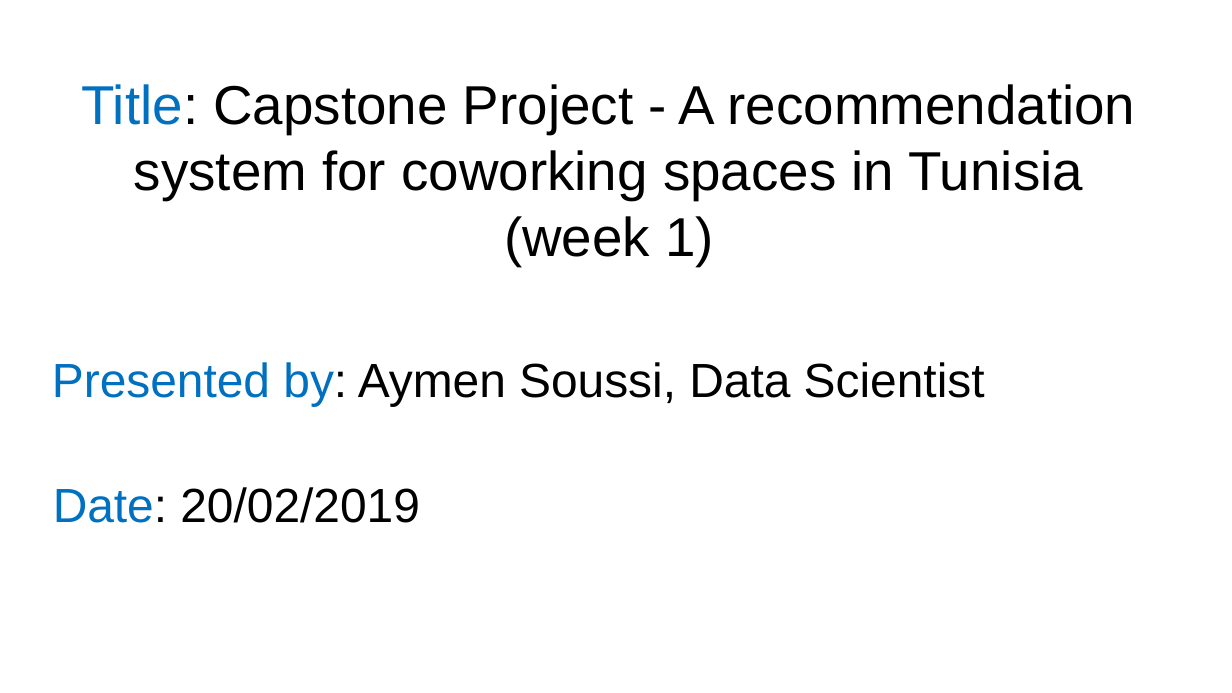
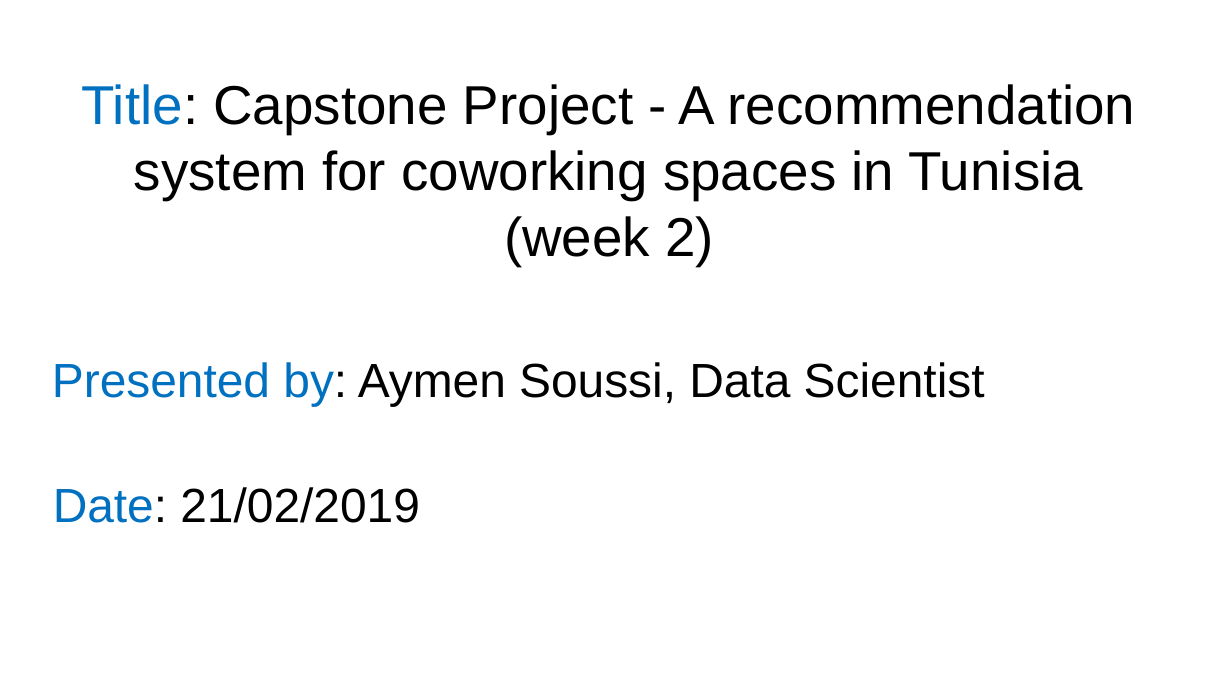
Before and after one commit to Soussi-Aymen/Coursera_Capstone, a slide deck: slide 1 of Capstone-Project-Report.pptx. Drawn at 1232x693 pixels with LibreOffice and Linux fonts; fonts in the diff are those of the drawing. Boxes give left, top, right and bottom in pixels: in the first picture for what was removed or moved away, otherwise in the second. Text is boxed around its words. In the diff, an @@ line names an element or a change of style, - is before the commit and + after.

Commit message:
chane week 2 in report

```diff
--- a/Capstone-Project-Report.pptx
+++ b/Capstone-Project-Report.pptx
@@ title at (81,84,1136,266): text changed @@
-Title: Capstone Project - A recommendation system for coworking spaces in Tunisia (week 1)
+Title: Capstone Project - A recommendation system for coworking spaces in Tunisia (week 2)
@@ subtitle at (53,487,420,523): text changed @@
-Date: 20/02/2019
+Date: 21/02/2019
```
Also in this commit, not shown: 1 other file.
